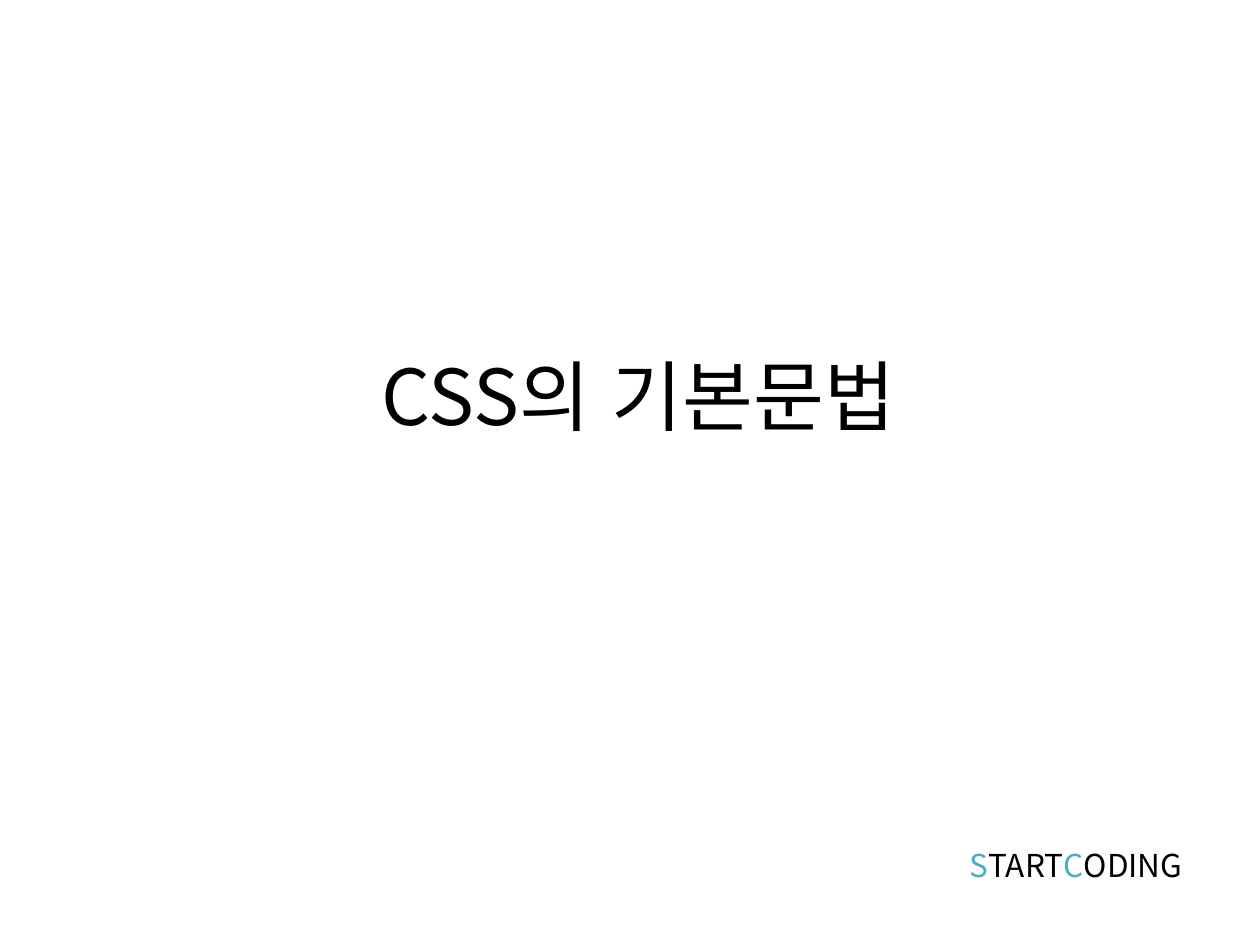
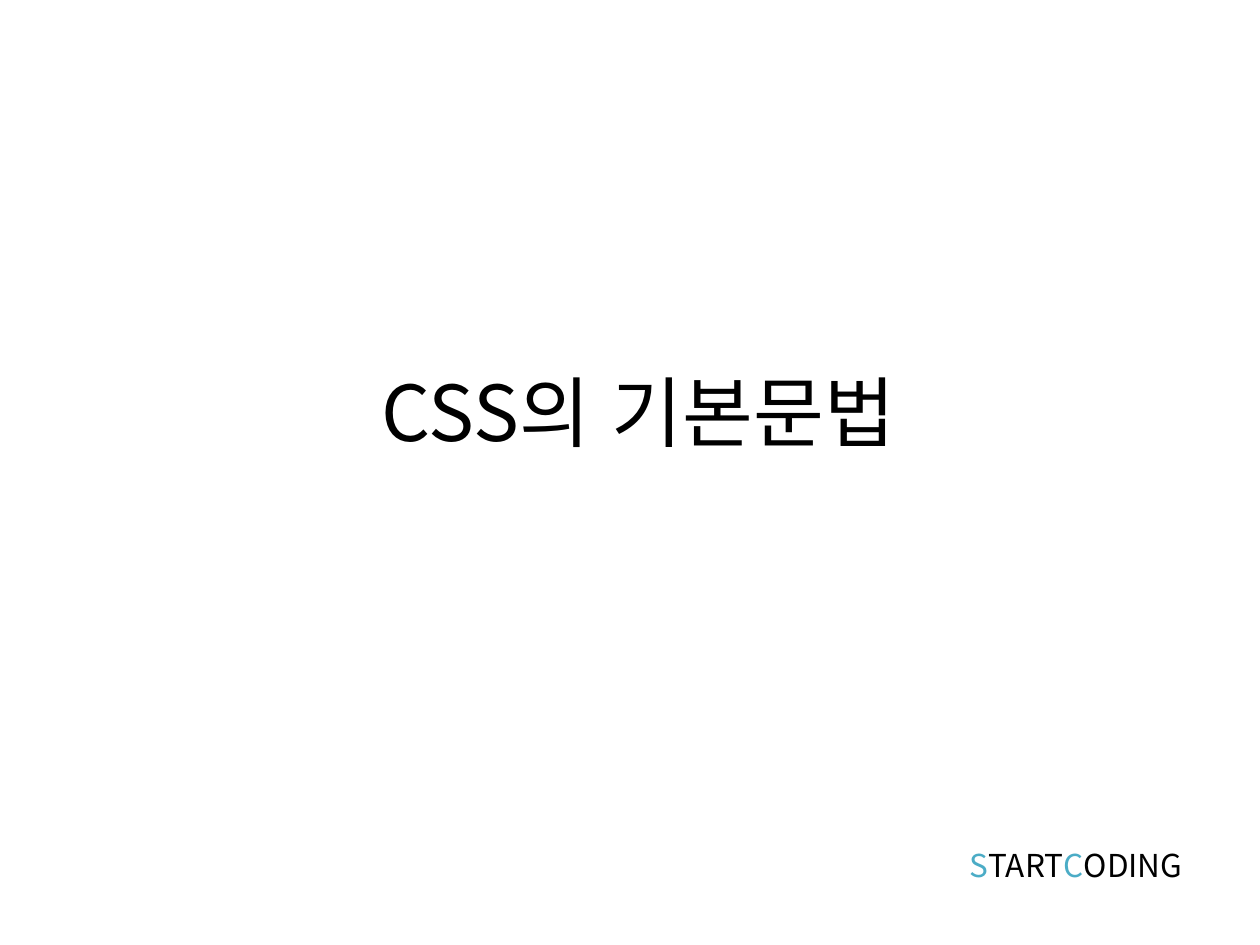
Before and after one commit to kwonkijun/web, a slide deck: slide 5 of 프론트엔드기초(PPT)/CSS3 1강_CSS 기본문법과 HTML 연동.pptx. Drawn at 1260x945 pixels with LibreOffice and Linux fonts; fonts in the diff are those of the drawing. Boxes give left, top, right and bottom in pixels: in the first picture for what was removed or moved away, otherwise in the second. Text is boxed around its words. In the diff, an @@ line names an element or a change of style, - is before the commit and + after.

```diff
--- a/프론트엔드기초(PPT)/CSS3 1강_CSS 기본문법과 HTML 연동.pptx
+++ b/프론트엔드기초(PPT)/CSS3 1강_CSS 기본문법과 HTML 연동.pptx
@@ title "CSS의 기본문법": place and size @@
-title "CSS의 기본문법" at box(382, 361, 895, 431)
+title "CSS의 기본문법" at box(382, 377, 895, 447)
```
Also in this commit, not shown: 8 other slides changed, 38 other files.
